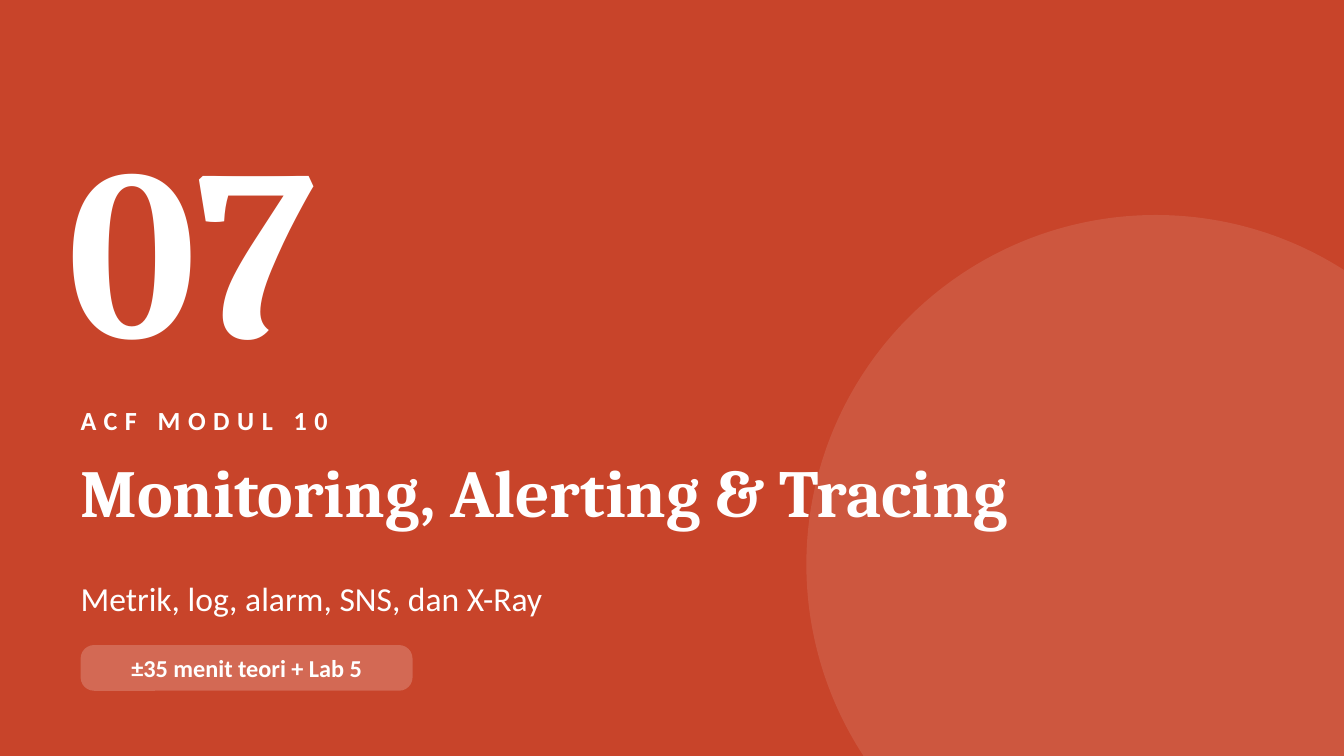
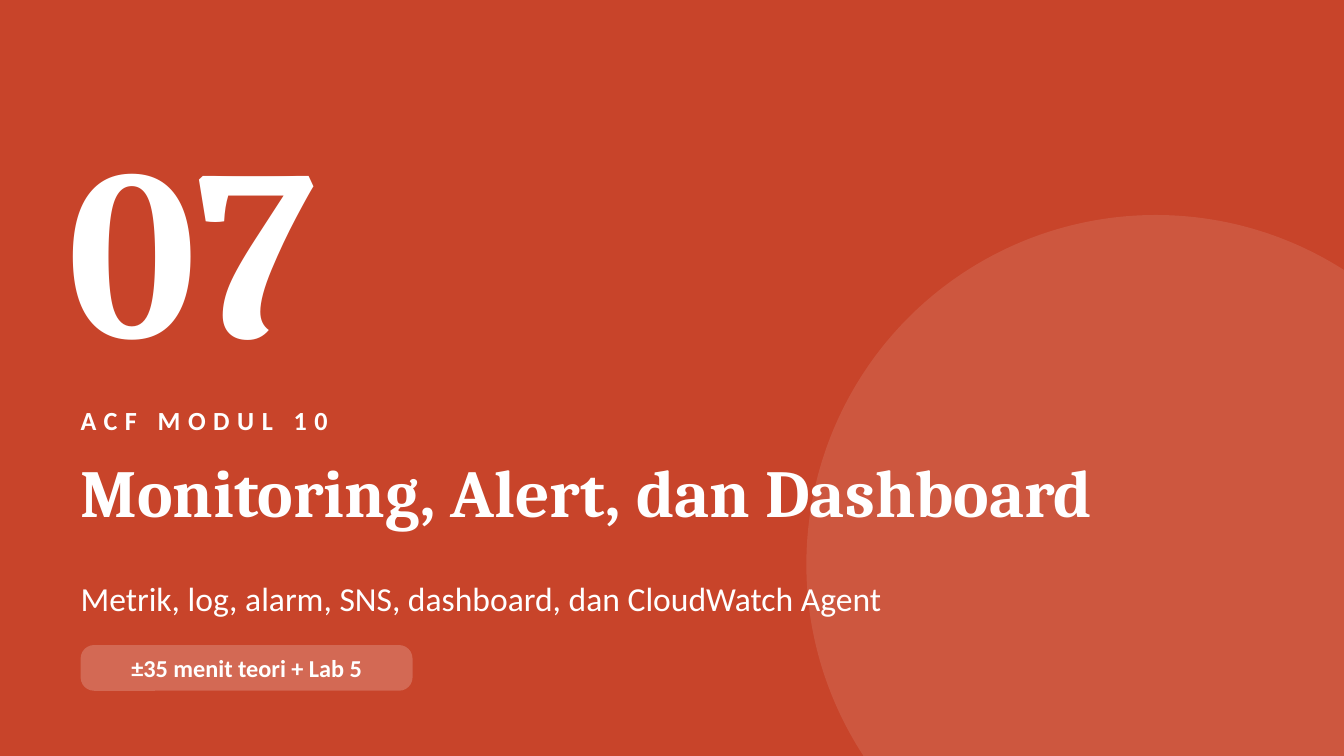
Before and after one commit to singgih-yunanto/aws-cloud-foundation, a slide deck: slide 10 of slides/Day2-ALB-Monitoring-Database.pptx. Drawn at 1344x756 pixels with LibreOffice and Linux fonts; fonts in the diff are those of the drawing. Boxes give left, top, right and bottom in pixels: in the first picture for what was removed or moved away, otherwise in the second. Text is boxed around its words. In the diff, an @@ line names an element or a change of style, - is before the commit and + after.

Commit message:
Rebuild Day 3 around ECS Fargate, move X-Ray to Day 3, and improve lab readability
- Add Labs 7 to 10: ECS Fargate and EC2 deploy, monitoring and change tracking, X-Ray on Fargate, VPC peering and Site-to-Site VPN
- Lab 6 is now DocumentDB and the CloudWatch Agent on the ASG (tracing moved to Day 3)
- lab-app: container support (Dockerfile, ECS task definitions), version label, and failure endpoints
- Add the Day 3 deck and update the Day 2 deck
- Format sub-steps and labelled lines so they render on separate lines

```diff
--- a/slides/Day2-ALB-Monitoring-Database.pptx
+++ b/slides/Day2-ALB-Monitoring-Database.pptx
@@ text at (x1=81, y1=470, x2=1092, y2=532): text changed @@
-Monitoring, Alerting & Tracing
+Monitoring, Alert, dan Dashboard
@@ text at (x1=81, y1=587, x2=881, y2=617): text changed @@
-Metrik, log, alarm, SNS, dan X-Ray
+Metrik, log, alarm, SNS, dashboard, dan CloudWatch Agent
```
Also in this commit, not shown: 4 other slides changed, 1 slide removed, 28 other files.
